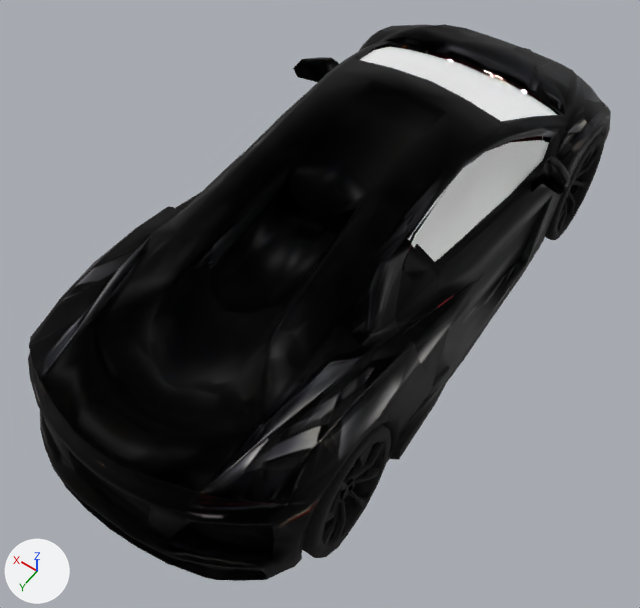
What one commit did to the glTF model lambo.glb.
Rendered twice from a camera (50 mm lens) standing at (-0.343, 0.58, 0.824) and looking at (0.001, 0.099, 0.068). Lighting does not change. The marker at lower left points along +X, +Y and +Z. The first picture is the older version. Where no turn or scale is listed for an object, it has been applied to the vertices. Vertices at exactly the same position are counted once.

In view in the first picture: 'tripo_node_b53e7c67', 'tripo_node_b53e7c67.001', 'tripo_node_b53e7c67.002', 'tripo_node_b53e7c67.003' and 2 more.
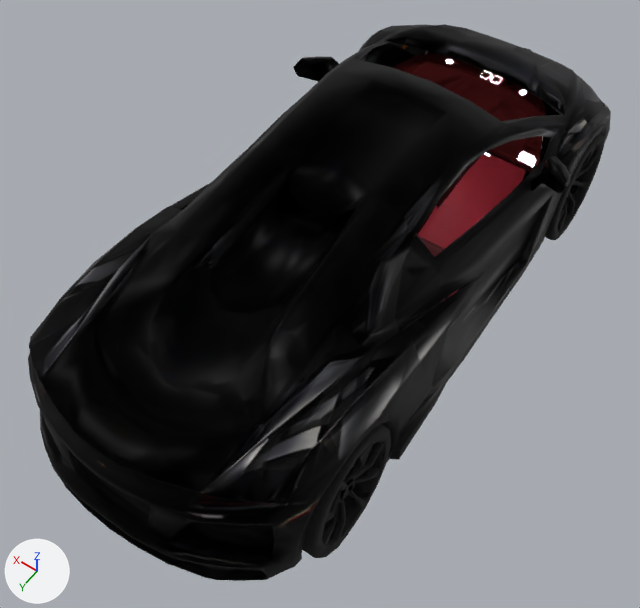
Diff of the bpy script that builds the scene:
```diff
--- a/lambo.glb.py
+++ b/lambo.glb.py
@@ me_tripo_mesh_b53e7c67_003 @@
 # used by ob_tripo_node_b53e7c67_003; location = (0.0, -0.167, 0.179); rotation_euler = (-0.0224, 0.0, 0.0), in degrees (-1.3, 0, 0)
-me_tripo_mesh_b53e7c67_003.from_pydata(...)  # 217 vertices, 309 faces; spans x -0.171..0.171, y -0.009..0.326, z -0.13..0.066
+me_tripo_mesh_b53e7c67_003.from_pydata(...)  # 195 vertices, 291 faces; spans x -0.171..0.171, y -0.009..0.326, z -0.13..0.052
+# me_tripo_mesh_b53e7c67_003 part 1: the loose piece of 11 vertices spanning x -0.125..-0.094, y 0.002..0.262, z -0.025..0.066 is deleted
+# other edits to the shape of me_tripo_mesh_b53e7c67_003 do not show in these pictures
 me_tripo_mesh_b53e7c67_003.materials.append(mat_tripo_mat_b53e7c67)
-me_tripo_mesh_b53e7c67_003.materials.append(mat_material_008)  # white #ffffff
@@ ob_tripo_node_b53e7c67_001 @@
-ob_tripo_node_b53e7c67_001 = bpy.data.objects.new('tripo_node_b53e7c67.001', me_tripo_mesh_b53e7c67_001)
-ob_tripo_node_b53e7c67_001.location = (0.0, 0.118, -0.041)
@@ ob_tripo_node_b53e7c67_003 @@
 ob_tripo_node_b53e7c67_003.location = (0.0, -0.167, 0.179)
-ob_tripo_node_b53e7c67_003.rotation_euler = (-0.0224, 0.0, 0.0)  # degrees (-1.3, 0, 0)
+ob_tripo_node_b53e7c67_003.rotation_euler = (-0.00277, 0.0, 0.0)  # degrees (-0.2, 0, 0)
```

Pixel boxes [x1, y1, x2, y2] of what changed, in the pictures (640 x 608 px):
'tripo_node_b53e7c67.003', reshaped, turned
    before: [176, 57, 571, 389]
    after: [170, 56, 571, 386]
'tripo_node_b53e7c67.001', deleted
    before: [360, 46, 557, 121]
part 1 of me_tripo_mesh_b53e7c67_003, deleted
    before: [408, 140, 549, 262]
'tripo_node_a1411153.052', unchanged, uncovered by the edit
    before: [428, 53, 544, 151]
    after: [393, 53, 546, 235]
